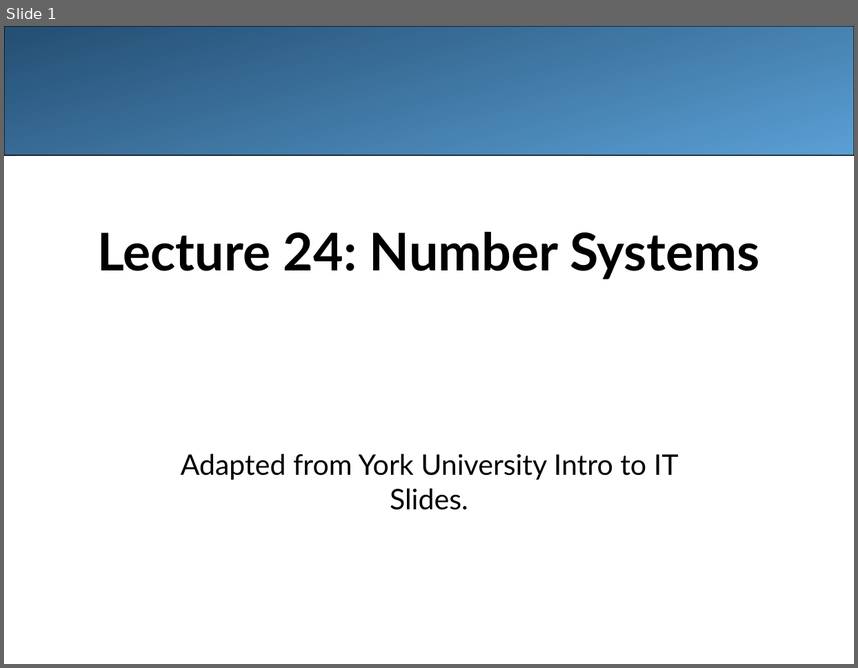
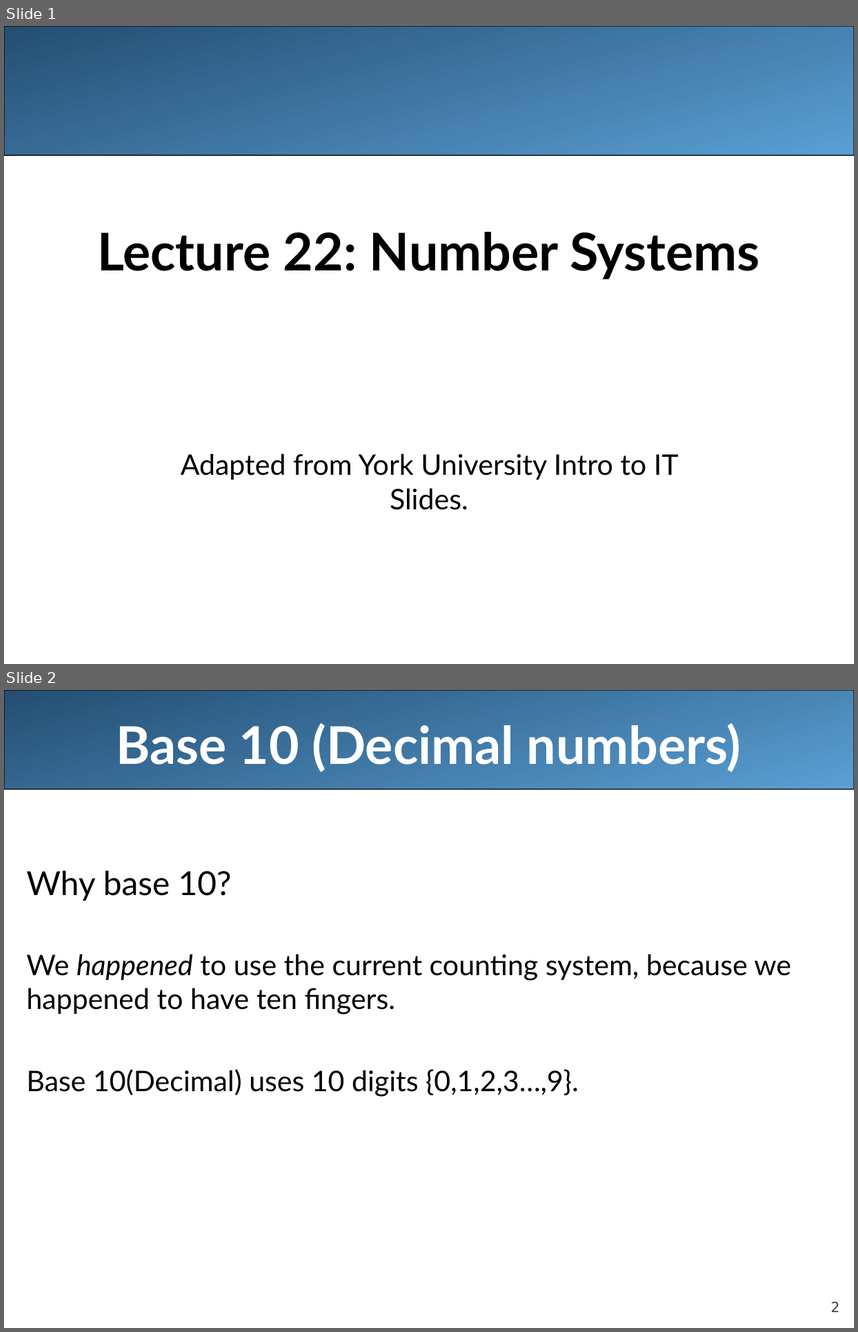
Before and after one commit to LongBaoNguyen/longbaonguyen.github.io, a slide deck: courses/apcsa/lecture22.ppt. Shown one above the other, each under a label of ours: slide 1 before the commit, slides 1 and 2 after it. The pictures are 858x668 and 858x1332 pixels, drawn with LibreOffice and Linux fonts; fonts in the diff are those of the drawing. Boxes give left, top, right and bottom in pixels: in the first picture for what was removed or moved away, otherwise in the second. Text is boxed around its words. In the diff, an @@ line names an element or a change of style, - is before the commit and + after.

```diff
--- a/courses/apcsa/lecture22.ppt
+++ b/courses/apcsa/lecture22.ppt
@@ slide 2 added at <box>4,690,854,1328</box>, background #FFFFFF @@
@@ rounded rectangle added at <box>4,690,854,789</box>, fill gradient #244E72 to #5A9FD4, outline #000000 0.74 pt @@
@@ title added at <box>116,723,742,772</box>, 44 pt, text #FFFFFF, bold @@
+Base 10 (Decimal numbers)
@@ text added at <box>27,870,791,1096</box>, 24 pt, text #000000 @@
+Why base 10?
+We happened to use the current counting system, because we happened to have ten fingers.
+Base 10(Decimal) uses 10 digits {0,1,2,3…,9}.
@@ page number added at <box>831,1301,840,1312</box>, 12 pt, text #424242 @@
+2
@@ slide 1 changed as well @@
@@ title at <box>97,232,760,279</box>: text changed @@
-Lecture 24: Number Systems
+Lecture 22: Number Systems
```
Also in this commit, not shown: 27 other slides added, 21 slides removed, 1 other file.
